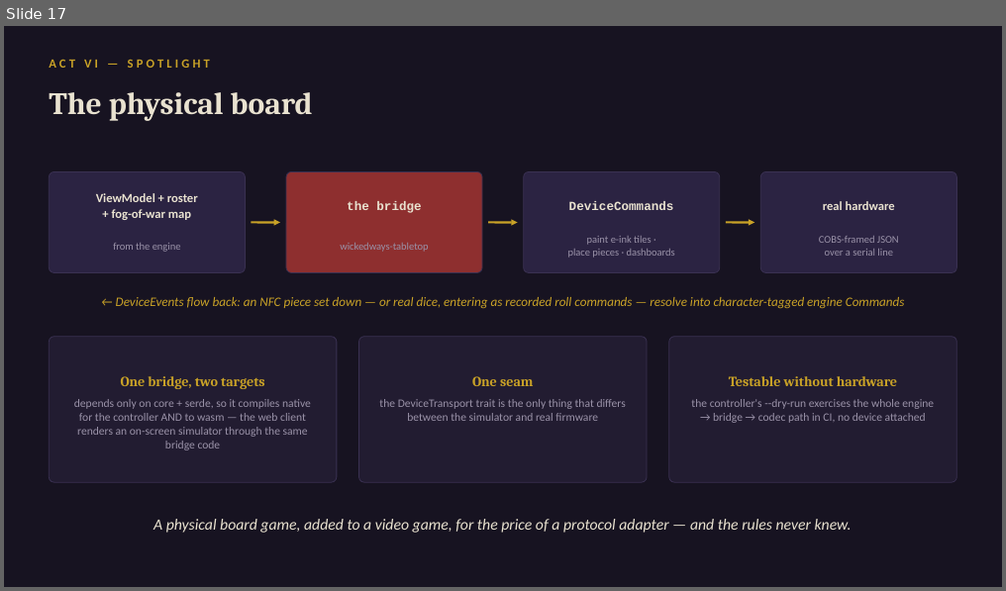
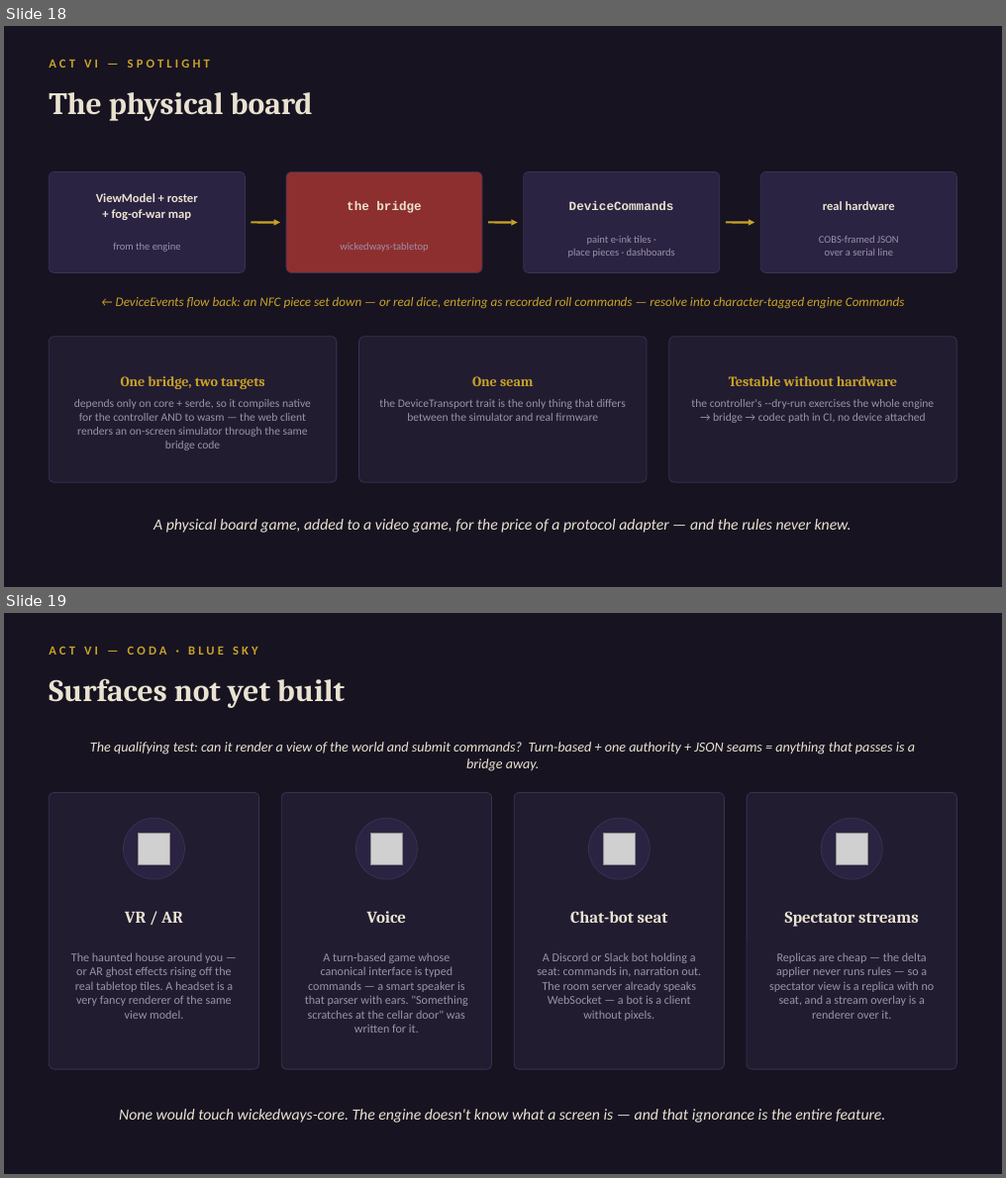
Before and after one commit to daniel0mullins/WickedWays, a slide deck: docs/talks/decks/04-deep-dive.pptx. Shown one above the other, each under a label of ours: slide 17 before the commit, slides 18 and 19 after it. The pictures are 1006x591 and 1006x1178 pixels, drawn with LibreOffice and Linux fonts; fonts in the diff are those of the drawing; grey boxes stand for pictures. Boxes give left, top, right and bottom in pixels: in the first picture for what was removed or moved away, otherwise in the second. Text is boxed around its words. In the diff, an @@ line names an element or a change of style, - is before the commit and + after.

```diff
--- a/docs/talks/decks/04-deep-dive.pptx
+++ b/docs/talks/decks/04-deep-dive.pptx
@@ slide 19 added at (4, 613, 1002, 1174), background #171321 @@
@@ text added at (49, 646, 258, 655), 12 pt, text #C9A227, bold @@
+ACT VI — CODA · BLUE SKY
@@ text added at (49, 678, 345, 708), 30 pt, text #E9E2D0, bold @@
+Surfaces not yet built
@@ text added at (90, 742, 915, 771), 13.5 pt, text #E9E2D0, italic @@
+The qualifying test: can it render a view of the world and submit commands? Turn-based + one authority + JSON seams = anything that passes is a bridge away.
@@ rounded rectangle added at (49, 792, 259, 1069), fill #221C31, outline #3A3152 0.75 pt @@
@@ ellipse added at (123, 818, 184, 879), fill #2B2342, outline #3A3152 0.75 pt @@
@@ rounded rectangle added at (282, 792, 492, 1069), fill #221C31, outline #3A3152 0.75 pt @@
@@ ellipse added at (355, 818, 417, 879), fill #2B2342, outline #3A3152 0.75 pt @@
@@ rounded rectangle added at (515, 792, 725, 1069), fill #221C31, outline #3A3152 0.75 pt @@
@@ ellipse added at (589, 818, 650, 879), fill #2B2342, outline #3A3152 0.75 pt @@
@@ rounded rectangle added at (746, 792, 957, 1069), fill #221C31, outline #3A3152 0.75 pt @@
@@ ellipse added at (822, 818, 883, 879), fill #2B2342, outline #3A3152 0.75 pt @@
@@ picture added at (138, 833, 170, 865) @@
@@ picture added at (371, 833, 403, 865) @@
@@ picture added at (604, 833, 636, 865) @@
@@ picture added at (836, 833, 868, 865) @@
@@ text added at (125, 912, 183, 923), 16 pt, text #E9E2D0, bold @@
+VR / AR
@@ text added at (367, 911, 406, 923), 16 pt, text #E9E2D0, bold @@
+Voice
@@ text added at (570, 911, 668, 923), 16 pt, text #E9E2D0, bold @@
+Chat-bot seat
@@ text added at (785, 911, 919, 927), 16 pt, text #E9E2D0, bold @@
+Spectator streams
@@ text added at (71, 953, 233, 1019), 11.5 pt, text #9A92A8 @@
+The haunted house around you — or AR ghost effects rising off the real tabletop tiles. A headset is a very fancy renderer of the same view model.
@@ text added at (305, 953, 468, 1033), 11.5 pt, text #9A92A8 @@
+A turn-based game whose canonical interface is typed commands — a smart speaker is that parser with ears. "Something scratches at the cellar door" was written for it.
@@ text added at (537, 953, 701, 1021), 11.5 pt, text #9A92A8 @@
+A Discord or Slack bot holding a seat: commands in, narration out. The room server already speaks WebSocket — a bot is a client without pixels.
@@ text added at (769, 953, 935, 1019), 11.5 pt, text #9A92A8 @@
+Replicas are cheap — the delta applier never runs rules — so a spectator view is a replica with no seat, and a stream overlay is a renderer over it.
@@ text added at (119, 1109, 885, 1123), 15 pt, text #E9E2D0, italic @@
+None would touch wickedways-core. The engine doesn't know what a screen is — and that ignorance is the entire feature.
@@ what was slide 17 is now slide 18 @@
```
Also in this commit, not shown: 1 other slide added, 1 other file.
